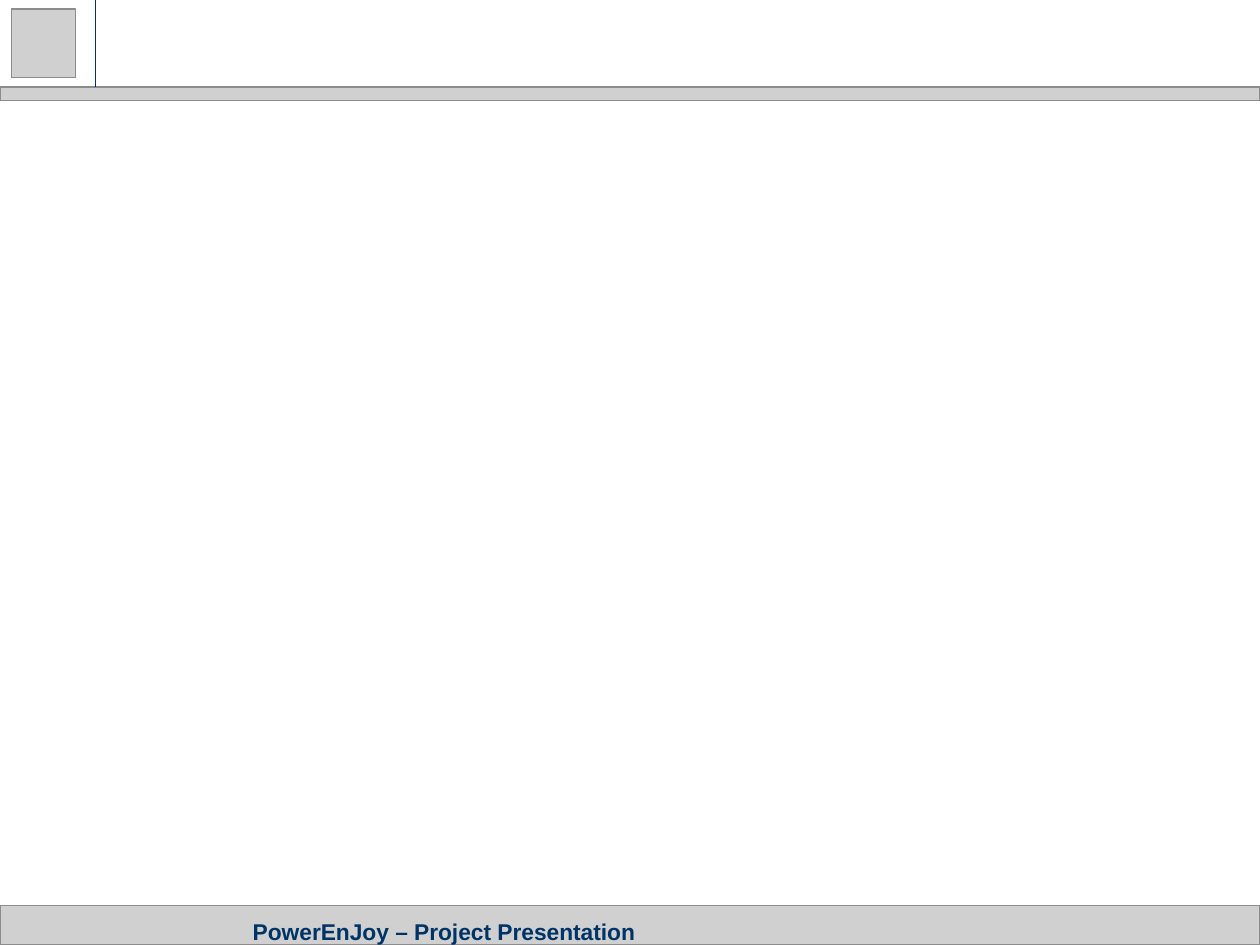
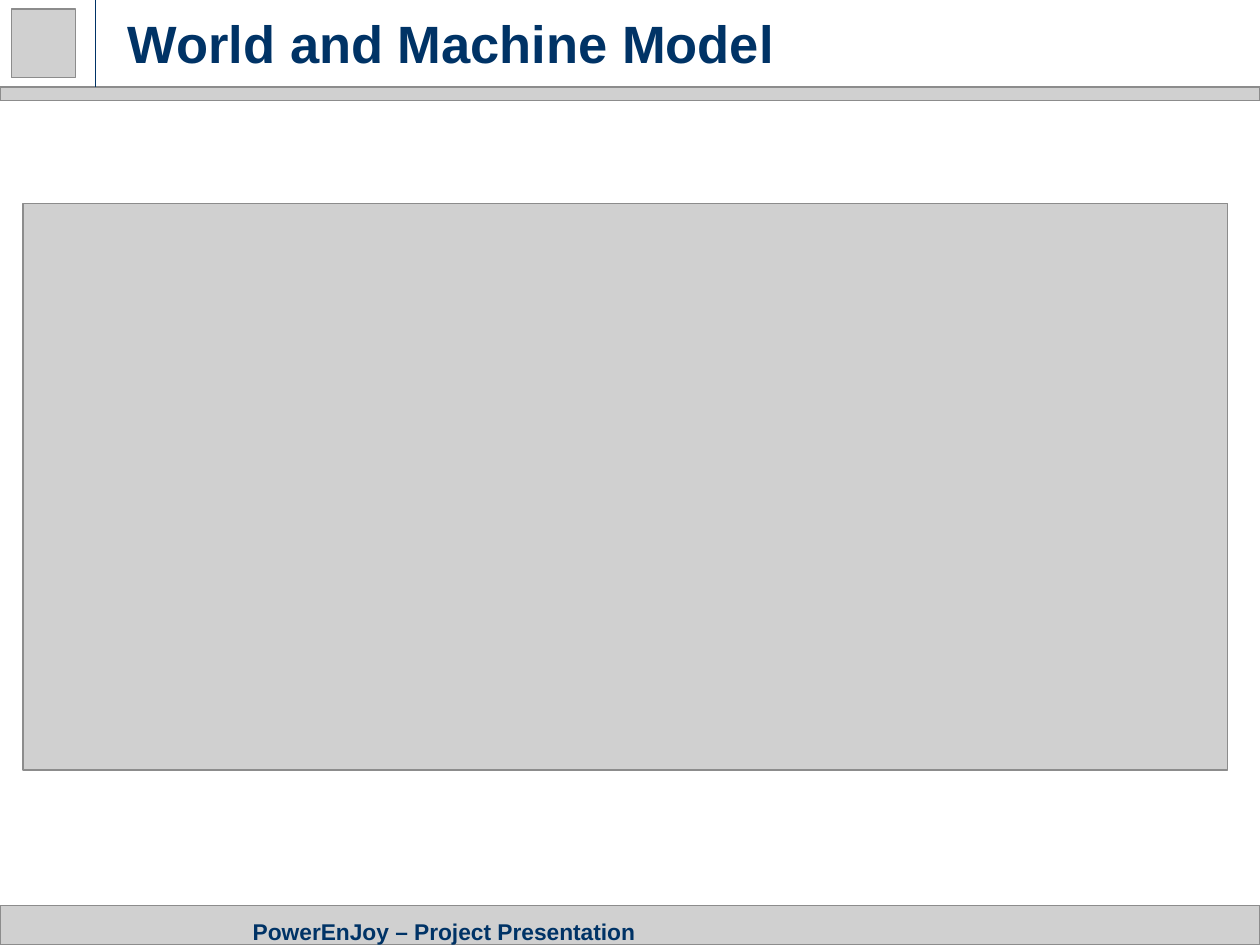
Before and after one commit to GiovanniScotti/PowerEnjoy-SEII-Project-Scotti-Trabucchi, a slide deck: slide 11 of Project Presentation.pptx. Drawn at 1260x945 pixels with LibreOffice and Linux fonts; fonts in the diff are those of the drawing; grey boxes stand for pictures. Boxes give left, top, right and bottom in pixels: in the first picture for what was removed or moved away, otherwise in the second. Text is boxed around its words. In the diff, an @@ line names an element or a change of style, - is before the commit and + after.

```diff
--- a/Project Presentation.pptx
+++ b/Project Presentation.pptx
@@ title added at <box>128,25,773,64</box>, 30 pt, text #003366, bold @@
+World and Machine Model
@@ picture added at <box>23,203,1227,770</box> @@
```
Also in this commit, not shown: 7 other slides changed, 15 slides added.
